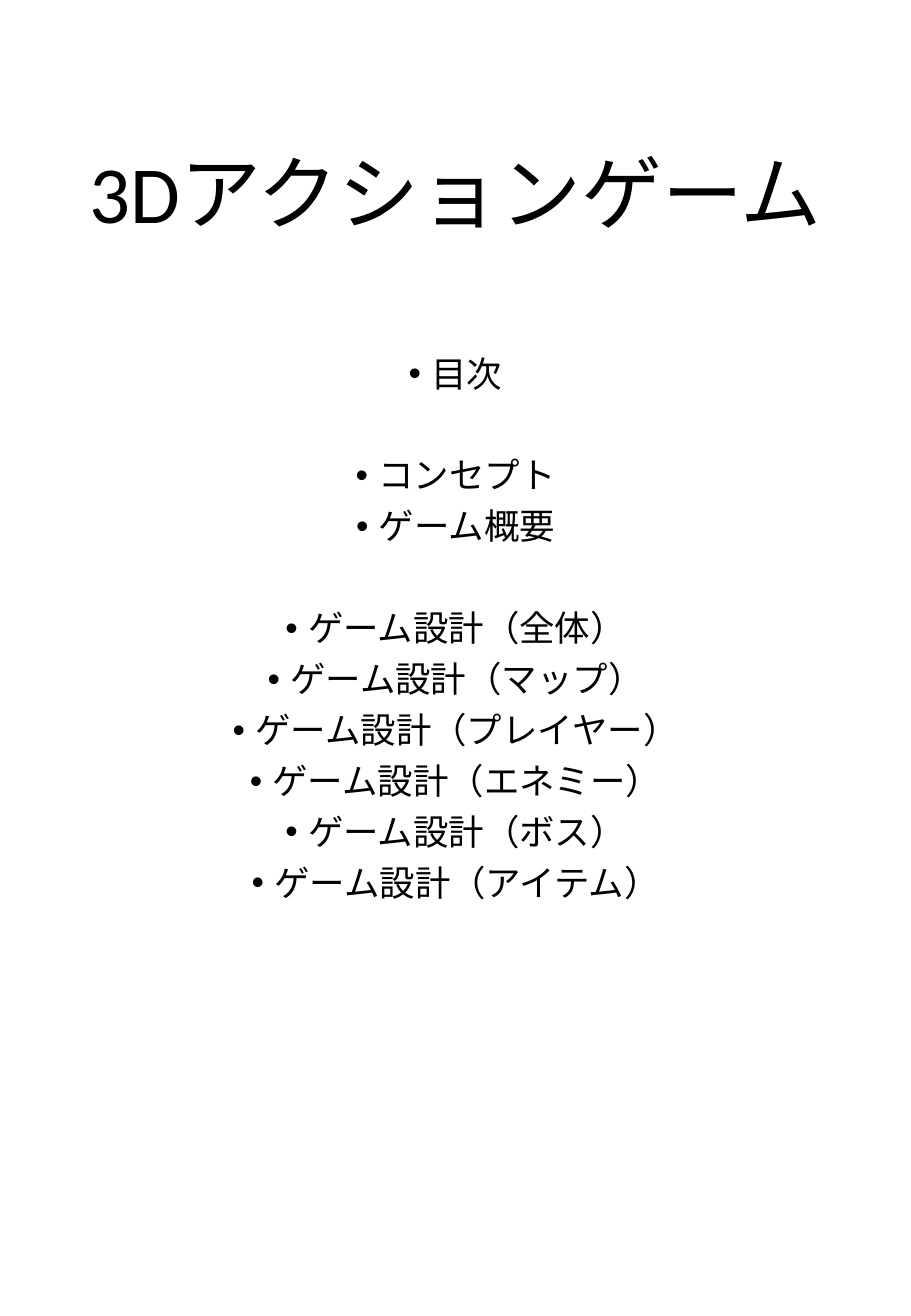
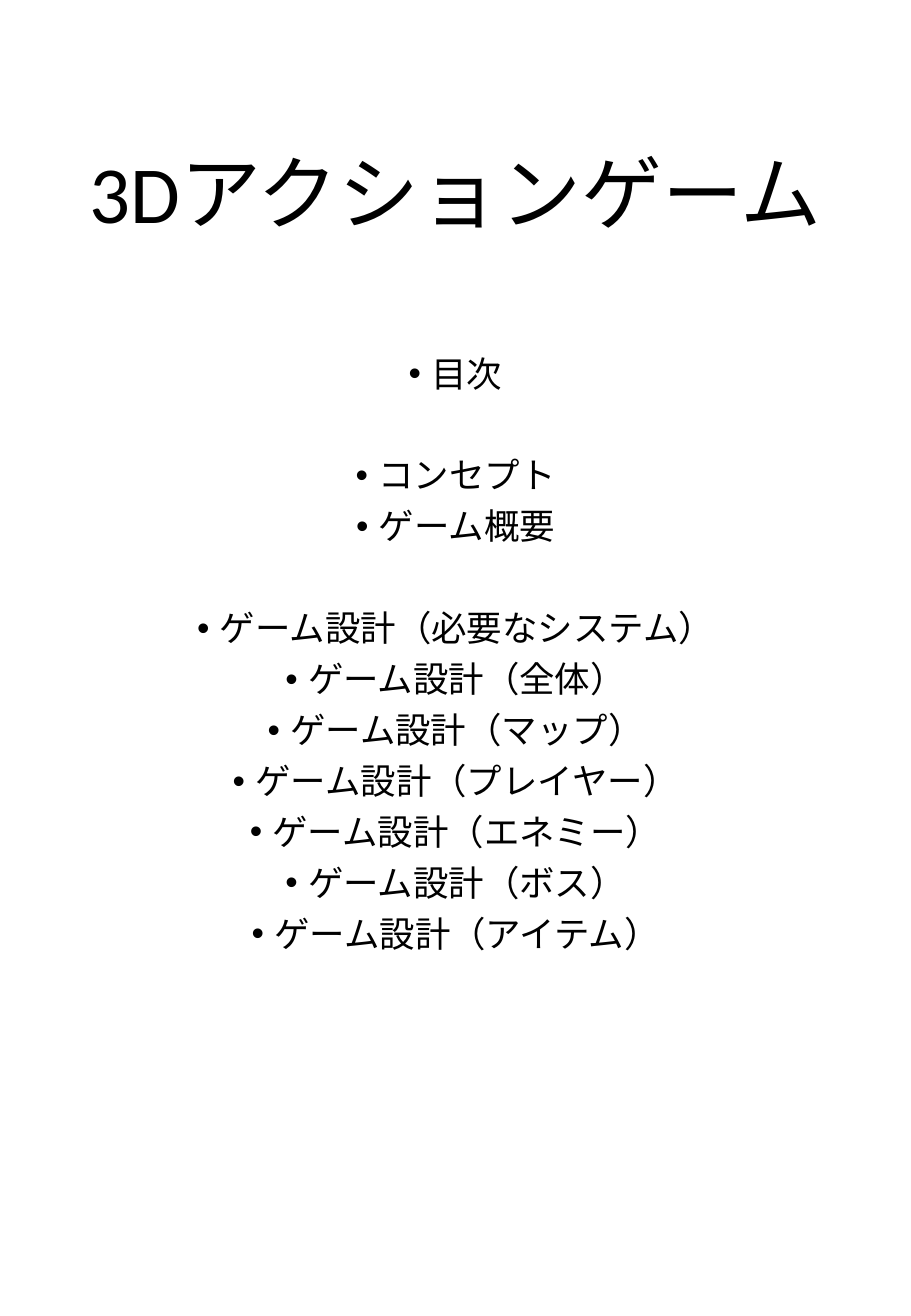
Before and after one commit to souma0221/2D_ActionGame_Project, a slide deck: slide 1 of 企画書（仮）.pptx. Drawn at 911x1316 pixels with LibreOffice and Linux fonts; fonts in the diff are those of the drawing. Boxes give left, top, right and bottom in pixels: in the first picture for what was removed or moved away, otherwise in the second. Text is boxed around its words. In the diff, an @@ line names an element or a change of style, - is before the commit and + after.

```diff
--- a/企画書（仮）.pptx
+++ b/企画書（仮）.pptx
@@ text at (220, 611, 714, 645): paragraph added @@
+• ゲーム設計（必要なシステム）
```
Also in this commit, not shown: 1 slide added, 19 other files.
